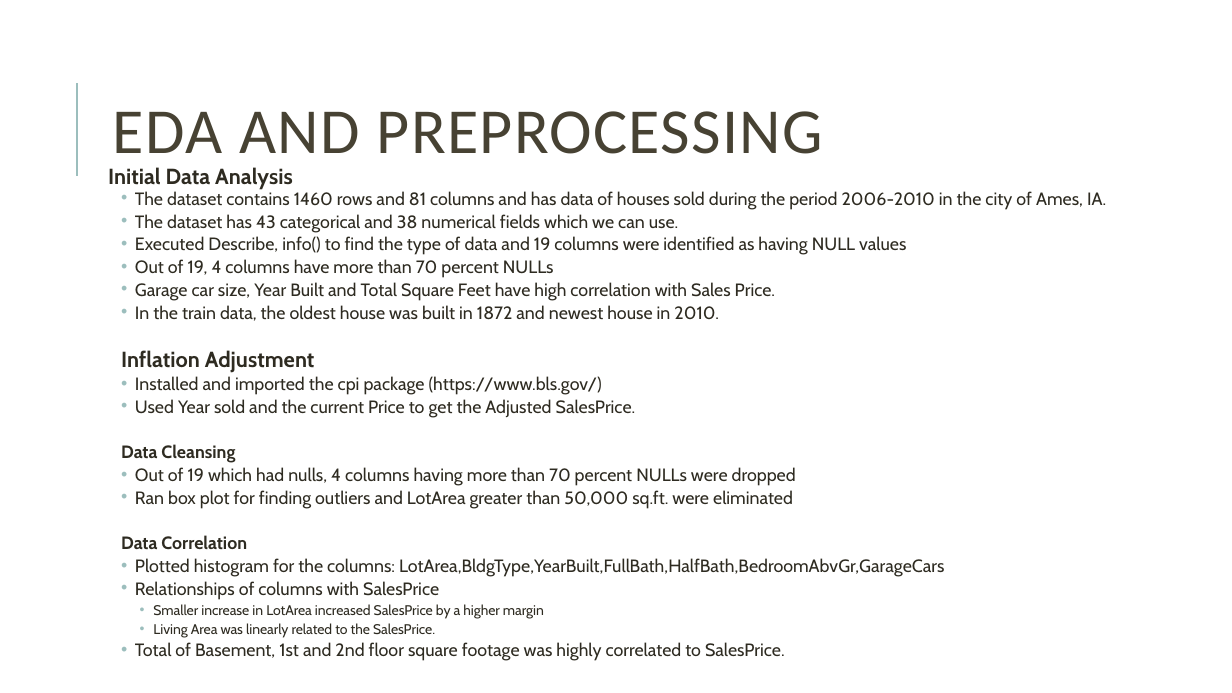
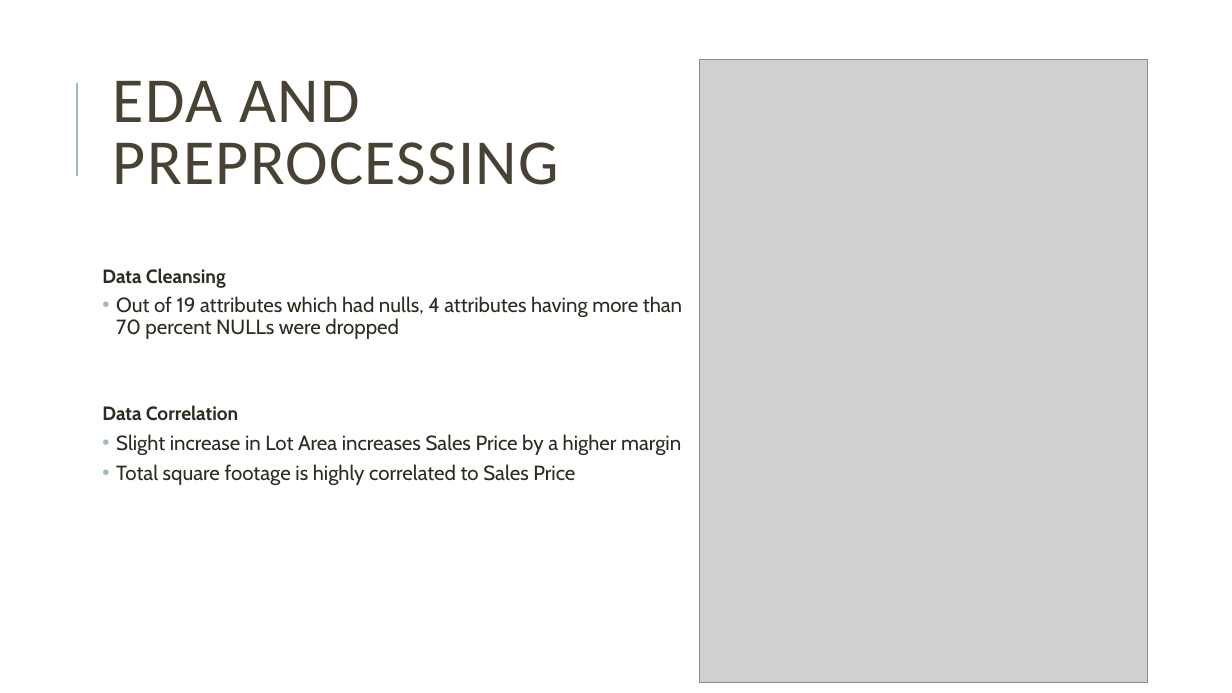
Before and after one commit to bmarotical/capstoneTeam6, a slide deck: slide 5 of Team6_FinalPresentationSlides.pptx (slide 4 before the commit). Drawn at 1232x693 pixels with LibreOffice and Linux fonts; fonts in the diff are those of the drawing; grey boxes stand for pictures. Boxes give left, top, right and bottom in pixels: in the first picture for what was removed or moved away, otherwise in the second. Text is boxed around its words. In the diff, an @@ line names an element or a change of style, - is before the commit and + after.

```diff
--- a/Team6_FinalPresentationSlides.pptx
+++ b/Team6_FinalPresentationSlides.pptx
@@ title "EDA AND PREPROCESSING" rewrapped from (113, 111, 823, 168) to (113, 81, 559, 185) @@
@@ picture added at (700, 59, 1147, 683) @@
@@ text at (108, 167, 1106, 418): paragraphs removed @@
-Initial Data Analysis
-  • The dataset contains 1460 rows and 81 columns and has data of houses sold during the period 2006-2010 in the city of Ames, IA.
-  • The dataset has 43 categorical and 38 numerical fields which we can use.
-  • Executed Describe, info() to find the type of data and 19 columns were identified as having NULL values
-  • Out of 19, 4 columns have more than 70 percent NULLs
-  • Garage car size, Year Built and Total Square Feet have high correlation with Sales Price.
-  • In the train data, the oldest house was built in 1872 and newest house in 2010.
-  Inflation Adjustment
-  • Installed and imported the cpi package (https://www.bls.gov/)
-  • Used Year sold and the current Price to get the Adjusted SalesPrice.
@@ text "Data Cleansing": place and size @@
-text "Data Cleansing" at (108, 167, 1106, 661)
+text "Data Cleansing" at (102, 268, 682, 485)
@@ text at (102, 268, 238, 421): size 13.9 to 15 pt in "Data Cleansing", "Data Correlation"; line spacing 0.7 to 0.9 @@
@@ text at (116, 296, 682, 339): text changed; size 13.9 to 16 pt @@
-  • Out of 19 which had nulls, 4 columns having more than 70 percent NULLs were dropped
-  • Ran box plot for finding outliers and LotArea greater than 50,000 sq.ft. were eliminated
+  • Out of 19 attributes which had nulls, 4 attributes having more than 70 percent NULLs were dropped
@@ text at (116, 434, 681, 485): text changed; size 13.9 to 16 pt @@
-  • Plotted histogram for the columns: LotArea,BldgType,YearBuilt,FullBath,HalfBath,BedroomAbvGr,GarageCars
-  • Relationships of columns with SalesPrice
-    • Smaller increase in LotArea increased SalesPrice by a higher margin
-    • Living Area was linearly related to the SalesPrice.
-  • Total of Basement, 1st and 2nd floor square footage was highly correlated to SalesPrice.
+  • Slight increase in Lot Area increases Sales Price by a higher margin
+  • Total square footage is highly correlated to Sales Price
```
Also in this commit, not shown: 6 other slides changed, 2 slides added, 1 other file.
